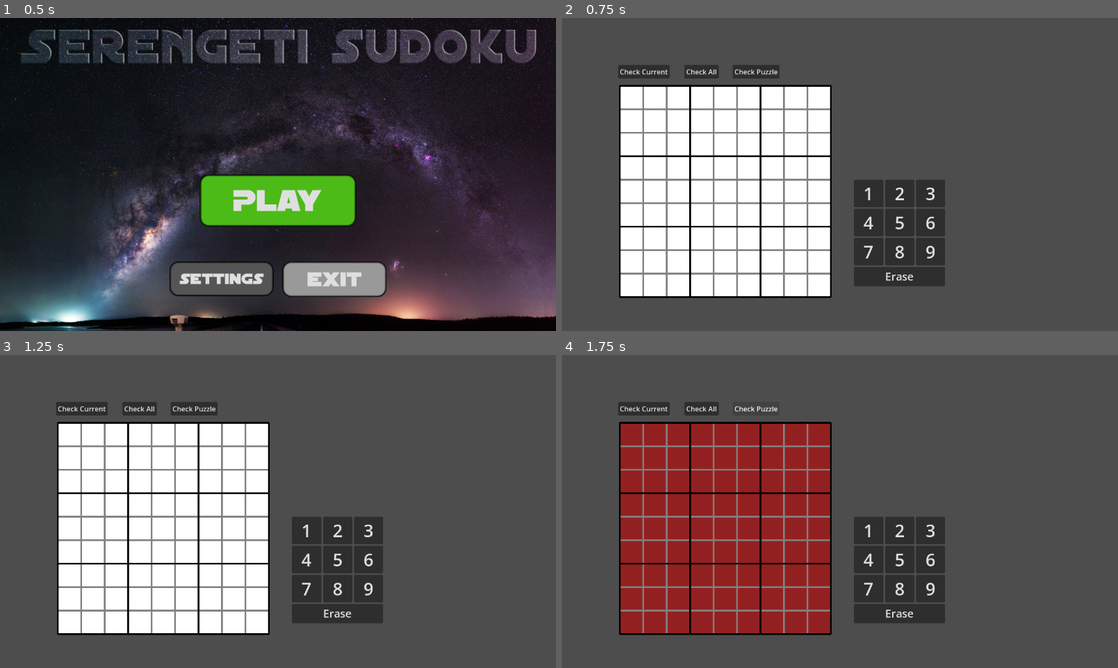
Above: before the commit, frames 1-4 (two rows, left to right).
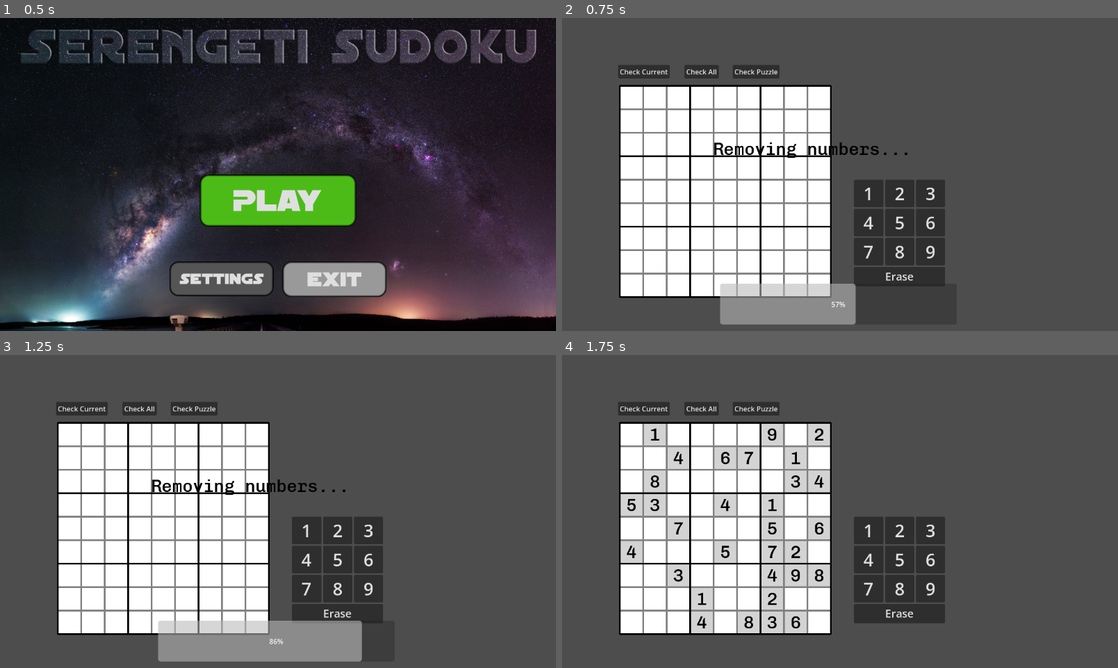
Above: after the commit, the same moments.

Repository: Convy32/Serengeti-Sudoku
Game: Godot game, scene res://main_menu.tscn
Same seed, same stepped clock (60 frames per second), same inputs: the game is played once before the commit and once after it.
Inputs:
- Up to frame 1 (0.5 s): no input
- Up to frame 2 (0.75 s): click "Play" at 0.5 s
- Up to frame 3 (1.25 s): no input
- Up to frame 4 (1.75 s): click "Check Puzzle" at 1.25 s

Frame 1 is identical in both runs. In frame 2, 3.7% of the frame differs, in the area x 27-63%, y 39-98%; in frame 3, 5.3%; in frame 4, 22%, in the area x 10-49%, y 22-89%.
Error before the commit: Attempt to call function 'get_child' in base 'null instance' on a null instance. (res://puzzle_gen.gd:134)

Commit message:
Working generator
Generator now works, just stylise loading screen

Diff:
--- a/sudoku/game.tscn
+++ b/sudoku/game.tscn
@@ -4,6 +4,7 @@
 [ext_resource type="FontFile" uid="uid://b1vallubdqtnr" path="res://ChivoMono-VariableFont_wght.ttf" id="1_fc0e3"]
 [ext_resource type="Script" uid="uid://rka4ge3is85n" path="res://main.gd" id="2_ryrav"]
 [ext_resource type="Texture2D" uid="uid://c5qdecpb0w03y" path="res://greygb1.png" id="3_fc0e3"]
+[ext_resource type="Script" uid="uid://dn7hywdobsu33" path="res://loading_screen.gd" id="6_eow3j"]
 [ext_resource type="Texture2D" uid="uid://bt8yarauyheww" path="res://blackgrid1.png" id="6_ryrav"]
 
 [sub_resource type="Theme" id="Theme_feb5d"]
@@ -171,6 +172,27 @@
 text = "Erase"
 metadata/_edit_lock_ = true
 
+[node name="LoadingScreen" type="Control" parent="." unique_id=2021376657]
+visible = false
+anchors_preset = 0
+offset_right = 1280.0
+offset_bottom = 720.0
+script = ExtResource("6_eow3j")
+
+[node name="ProgressBar" type="ProgressBar" parent="LoadingScreen" unique_id=405260344]
+layout_mode = 0
+offset_left = 364.0
+offset_top = 611.0
+offset_right = 909.0
+offset_bottom = 705.0
+
+[node name="Label" type="Label" parent="LoadingScreen" unique_id=973009061]
+layout_mode = 0
+offset_left = 348.0
+offset_top = 277.0
+offset_right = 849.0
+offset_bottom = 452.0
+
 [connection signal="id_pressed" from="MenuBar/Check Current" to="." method="_on_check_current_id_pressed"]
 [connection signal="id_pressed" from="MenuBar2/Check All" to="." method="_on_check_all_id_pressed"]
 [connection signal="pressed" from="Check Puzzle" to="." method="check_puzzle"]
--- /dev/null
+++ b/sudoku/loading_screen.gd
@@ -0,0 +1,6 @@
+extends Control
+
+func update_progress(value: float, text: String = "") -> void:
+	$ProgressBar.value = value
+	if text:
+		$Label.text = text
--- a/sudoku/main.gd
+++ b/sudoku/main.gd
@@ -4,8 +4,11 @@
 						#damage if you check incorrectly
 var health = 3 #used for above
 
+@export var global_grid_container = GridContainer
+
 func _ready() -> void:
-	PuzzleGen.generate_and_load(Globals.difficulty)
+	randomize()
+	start_generation(Globals.difficulty)
 
 func check_spaces(spaces: Array):
 	var result = true
@@ -162,3 +165,180 @@
 	if not grid_space.fixed:
 		grid_space.box_value = ""
 		grid_space.label.text = ""
+
+
+
+
+
+# PUZZLE GENERATOR SECTION
+
+# This script was built from an algorithm by 101computing.net
+# It was then converted to a useable GD script by AI
+# I do not claim any credit for this part, as none of the code was made by me
+# This is essentially acting as an API, just adapted for Godot.
+# https://www.101computing.net/sudoku-generator-algorithm/
+# Thank you internet
+
+const SIZE := 9
+
+var solution: Array = []
+var puzzle: Array = []
+var difficulty := "easy"
+
+@onready var grid_container = $GridContainer
+@onready var loading_screen = $LoadingScreen
+
+func start_generation(selected_difficulty: String) -> void:
+	difficulty = selected_difficulty
+
+	# Show loading screen
+	loading_screen.visible = true
+	loading_screen.update_progress(10, "Generating puzzle...")
+
+	# Start generation in chunks
+	await generate_and_load_chunked(selected_difficulty)
+
+	# Hide loading screen and show puzzle
+	loading_screen.visible = false
+	load_puzzle()
+
+func generate_and_load_chunked(selected_difficulty: String) -> void:
+	# Chunk 1: Create empty grid
+	solution = make_empty_grid()
+	await get_tree().process_frame
+	loading_screen.update_progress(20, "Building solution...")
+
+	# Chunk 2: Fill grid
+	fill_grid(solution)
+	await get_tree().process_frame
+	loading_screen.update_progress(40, "Solution complete...")
+
+	# Chunk 3: Copy to puzzle
+	puzzle = duplicate_grid(solution)
+	await get_tree().process_frame
+	loading_screen.update_progress(50, "Removing numbers...")
+
+	# Chunk 4: Remove numbers (do this in smaller chunks)
+	await remove_numbers_chunked(puzzle, selected_difficulty)
+
+	loading_screen.update_progress(100, "Done!")
+	await get_tree().process_frame
+
+func remove_numbers_chunked(grid: Array, d: String) -> void:
+	var removals := 40
+	match d:
+		"easy":
+			removals = 40
+		"medium":
+			removals = 50
+		"hard":
+			removals = 60
+
+	var removed := 0
+	var attempts := removals * 3
+	var chunk_size := 1  # Process X removals per frame
+	var chunk_count := 0
+
+	while removed < removals and attempts > 0:
+		attempts -= 1
+		var r := randi() % SIZE
+		var c := randi() % SIZE
+		if grid[r][c] == 0:
+			continue
+
+		var backup = grid[r][c]
+		grid[r][c] = 0
+
+		var test_grid = duplicate_grid(grid)
+		var solutions := count_solutions(test_grid, 2)
+
+		if solutions == 1:
+			removed += 1
+		else:
+			grid[r][c] = backup
+
+		chunk_count += 1
+		if chunk_count >= chunk_size:
+			chunk_count = 0
+			await get_tree().process_frame
+			var progress = (float(removed) / float(removals)) * 50
+			var total_progress = 50 + progress
+			loading_screen.update_progress(total_progress, "Removing numbers...")
+
+func make_empty_grid() -> Array:
+	var grid := []
+	for r in range(SIZE):
+		grid.append([])
+		for c in range(SIZE):
+			grid[r].append(0)
+	return grid
+
+func duplicate_grid(src: Array) -> Array:
+	var copy := []
+	for r in range(SIZE):
+		copy.append(src[r].duplicate())
+	return copy
+
+func fill_grid(grid: Array) -> bool:
+	for r in range(SIZE):
+		for c in range(SIZE):
+			if grid[r][c] == 0:
+				var nums = [1,2,3,4,5,6,7,8,9]
+				nums.shuffle()
+				for n in nums:
+					if is_valid(grid, r, c, n):
+						grid[r][c] = n
+						if fill_grid(grid):
+							return true
+						grid[r][c] = 0
+				return false
+	return true
+
+func is_valid(grid: Array, row: int, col: int, n: int) -> bool:
+	for c in range(SIZE):
+		if grid[row][c] == n:
+			return false
+	for r in range(SIZE):
+		if grid[r][col] == n:
+			return false
+
+	@warning_ignore("integer_division")
+	var start_row := (row / 3) * 3
+	@warning_ignore("integer_division")
+	var start_col := (col / 3) * 3
+	for r in range(start_row, start_row + 3):
+		for c in range(start_col, start_col + 3):
+			if grid[r][c] == n:
+				return false
+	return true
+
+func count_solutions(grid: Array, limit: int) -> int:
+	return count_solutions_recursive(grid, limit, 0)
+
+func count_solutions_recursive(grid: Array, limit: int, found: int) -> int:
+	for r in range(SIZE):
+		for c in range(SIZE):
+			if grid[r][c] == 0:
+				for n in range(1, 10):
+					if is_valid(grid, r, c, n):
+						grid[r][c] = n
+						found = count_solutions_recursive(grid, limit, found)
+						if found >= limit:
+							grid[r][c] = 0
+							return found
+						grid[r][c] = 0
+				return found
+	return found + 1
+
+func load_puzzle() -> void:
+	for i in range(81):
+		@warning_ignore("integer_division")
+		var r := i / 9
+		var c := i % 9
+		var space: GridSpace = grid_container.get_child(i)
+
+		space.box_value = "" if puzzle[r][c] == 0 else str(puzzle[r][c])
+		space.label.text = space.box_value
+		space.color = Color.LIGHT_GRAY if puzzle[r][c] != 0 else Color.WHITE
+		if puzzle[r][c] != 0:
+			space.fixed = true
--- a/sudoku/main_menu.gd
+++ b/sudoku/main_menu.gd
@@ -6,5 +6,5 @@
 
 
 func _on_play_pressed() -> void:
-	Globals.difficulty = "easy"
+	Globals.difficulty = "medium"
 	get_tree().change_scene_to_file("res://game.tscn")
--- a/sudoku/project.godot
+++ b/sudoku/project.godot
@@ -18,7 +18,6 @@
 [autoload]
 
 Globals="*uid://dcttmxko0pns0"
-PuzzleGen="*uid://ce6v1nsxlp6rh"
 
 [display]
 
--- a/sudoku/puzzle_gen.gd
+++ /dev/null
@@ -1,138 +0,0 @@
-extends Control
-
-# This script was built from an algorithm by 101computing.net
-# It was then converted to a useable GD script by AI
-# I do not claim any credit for this part, as none of the code was made by me
-# This is essentially acting as an API, just adapted for Godot.
-# https://www.101computing.net/sudoku-generator-algorithm/
-# Thank you internet
-
-
-const SIZE := 9
-
-var solution: Array = []
-var puzzle: Array = []
-var difficulty := "easy"
-
-@onready var grid_container = get_node("game.tscn/GridContainer")
-#fix to find gc in game
-
-func _ready() -> void:
-	randomize()
-	generate_and_load("easy")
-
-func generate_and_load(selected_difficulty: String) -> void:
-	difficulty = selected_difficulty
-	solution = make_empty_grid()
-	fill_grid(solution)
-
-	puzzle = duplicate_grid(solution)
-	remove_numbers_for_difficulty(puzzle, difficulty)
-	load_puzzle()
-
-func make_empty_grid() -> Array:
-	var grid := []
-	for r in range(SIZE):
-		grid.append([])
-		for c in range(SIZE):
-			grid[r].append(0)
-	return grid
-
-func duplicate_grid(src: Array) -> Array:
-	var copy := []
-	for r in range(SIZE):
-		copy.append(src[r].duplicate())
-	return copy
-
-func fill_grid(grid: Array) -> bool:
-	for r in range(SIZE):
-		for c in range(SIZE):
-			if grid[r][c] == 0:
-				var nums = [1,2,3,4,5,6,7,8,9]
-				nums.shuffle()
-				for n in nums:
-					if is_valid(grid, r, c, n):
-						grid[r][c] = n
-						if fill_grid(grid):
-							return true
-						grid[r][c] = 0
-				return false
-	return true
-
-func is_valid(grid: Array, row: int, col: int, n: int) -> bool:
-	for c in range(SIZE):
-		if grid[row][c] == n:
-			return false
-	for r in range(SIZE):
-		if grid[r][col] == n:
-			return false
-
-	@warning_ignore("integer_division")
-	var start_row := (row / 3) * 3
-	@warning_ignore("integer_division")
-	var start_col := (col / 3) * 3
-	for r in range(start_row, start_row + 3):
-		for c in range(start_col, start_col + 3):
-			if grid[r][c] == n:
-				return false
-	return true
-
-func remove_numbers_for_difficulty(grid: Array, d: String) -> void:
-	var removals := 40
-	match d:
-		"easy":
-			removals = 30
-		"medium":
-			removals = 40
-		"hard":
-			removals = 50
-
-	var removed := 0
-	var attempts := removals * 3
-
-	while removed < removals and attempts > 0:
-		attempts -= 1
-		var r := randi() % SIZE
-		var c := randi() % SIZE
-		if grid[r][c] == 0:
-			continue
-
-		var backup = grid[r][c]
-		grid[r][c] = 0
-
-		var test_grid = duplicate_grid(grid)
-		var solutions := count_solutions(test_grid, 2)
-
-		if solutions == 1:
-			removed += 1
-		else:
-			grid[r][c] = backup
-
-func count_solutions(grid: Array, limit: int) -> int:
-	return count_solutions_recursive(grid, limit, 0)
-
-func count_solutions_recursive(grid: Array, limit: int, found: int) -> int:
-	for r in range(SIZE):
-		for c in range(SIZE):
-			if grid[r][c] == 0:
-				for n in range(1, 10):
-					if is_valid(grid, r, c, n):
-						grid[r][c] = n
-						found = count_solutions_recursive(grid, limit, found)
-						if found >= limit:
-							grid[r][c] = 0
-							return found
-						grid[r][c] = 0
-				return found
-	return found + 1
-
-func load_puzzle() -> void:
-	for i in range(81):
-		@warning_ignore("integer_division")
-		var r := i / 9
-		var c := i % 9
-		var space: GridSpace = grid_container.get_child(i)
-
-		space.box_value = "" if puzzle[r][c] == 0 else str(puzzle[r][c])
-		space.label.text = space.box_value
-		space.color = Color.LIGHT_GRAY if puzzle[r][c] != 0 else Color.WHITE
Not shown, added: sudoku/loading_screen.gd.uid
Not shown, removed: sudoku/puzzle_gen.gd.uid
